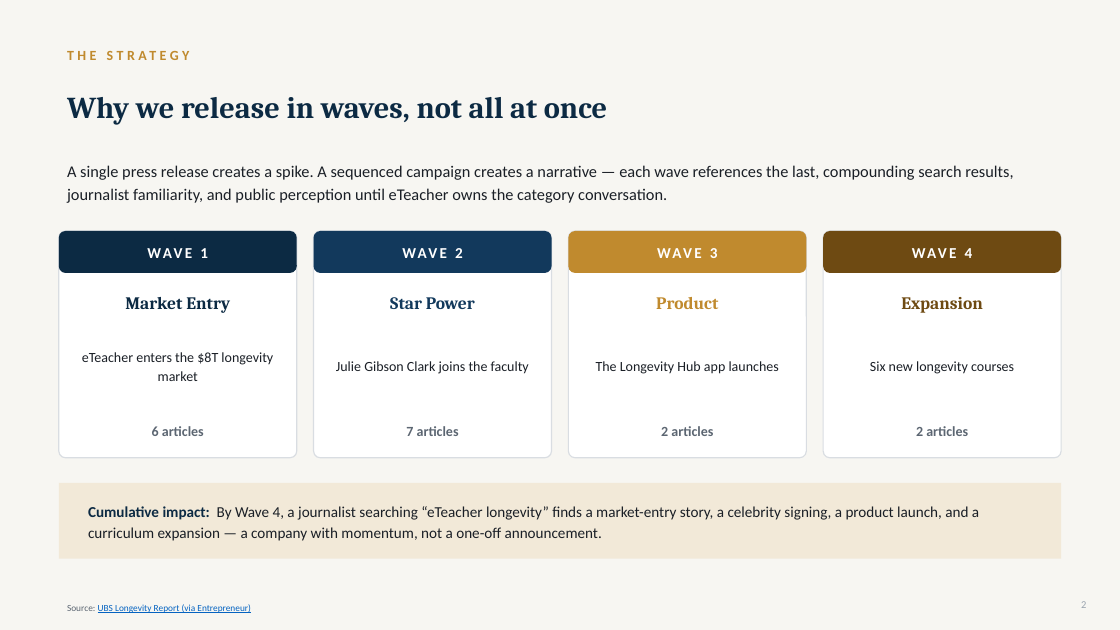
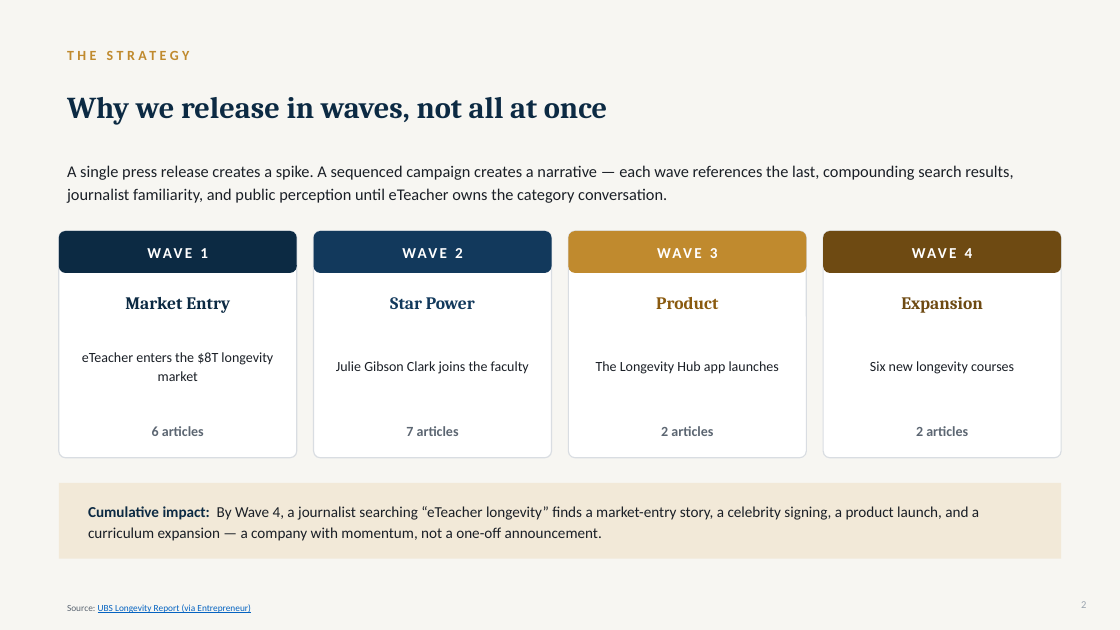
Before and after one commit to gitteromri-ux/eteacher-longevity-pr-campaign, a slide deck: slide 2 of eTeacher_Longevity_PR_Campaign.pptx. Drawn at 1120x630 pixels with LibreOffice and Linux fonts; fonts in the diff are those of the drawing. Boxes give left, top, right and bottom in pixels: in the first picture for what was removed or moved away, otherwise in the second. Text is boxed around its words. In the diff, an @@ line names an element or a change of style, - is before the commit and + after.

```diff
--- a/eTeacher_Longevity_PR_Campaign.pptx
+++ b/eTeacher_Longevity_PR_Campaign.pptx
@@ text "Product" at box(656, 297, 718, 309): text colour #C08A2E to #8A5A0F @@
```
Also in this commit, not shown: 1 other slide changed.
